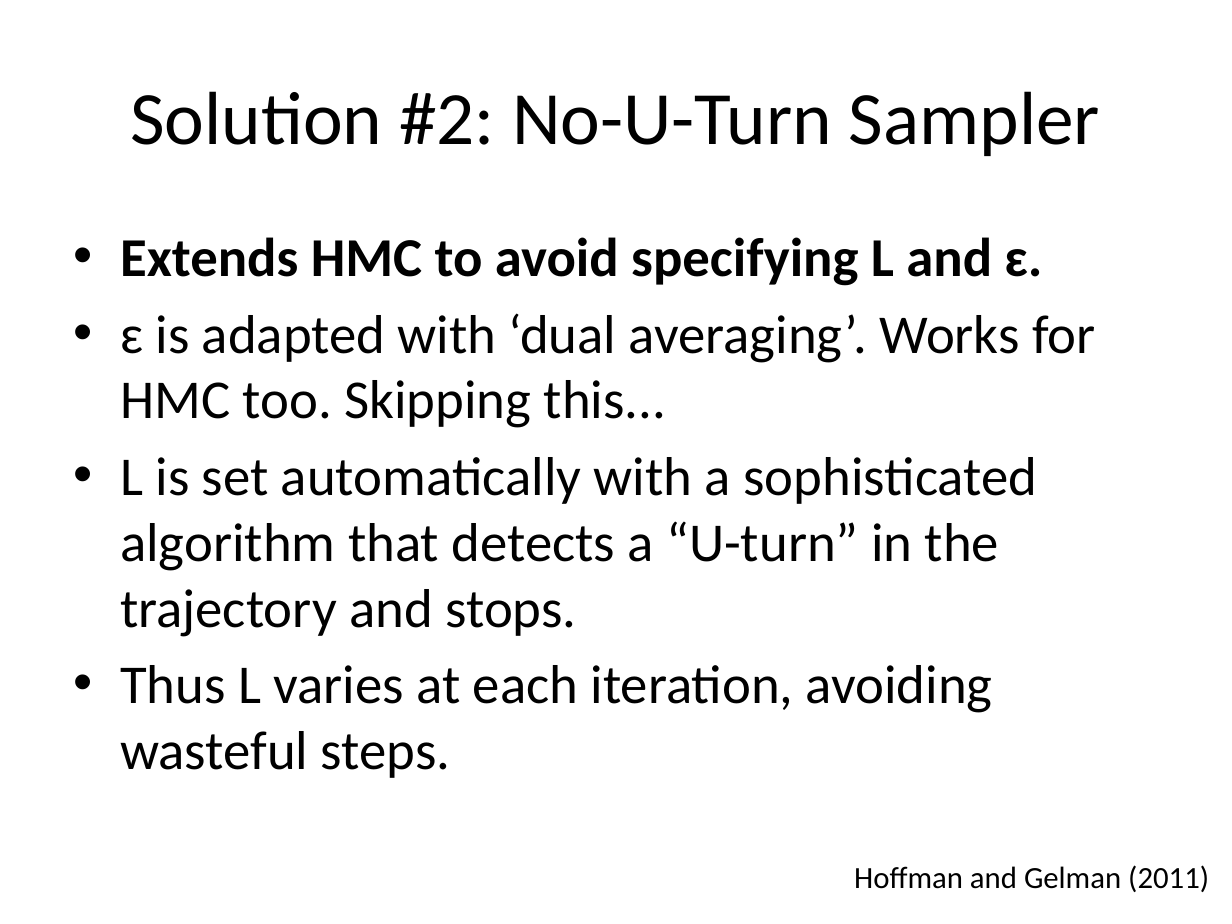
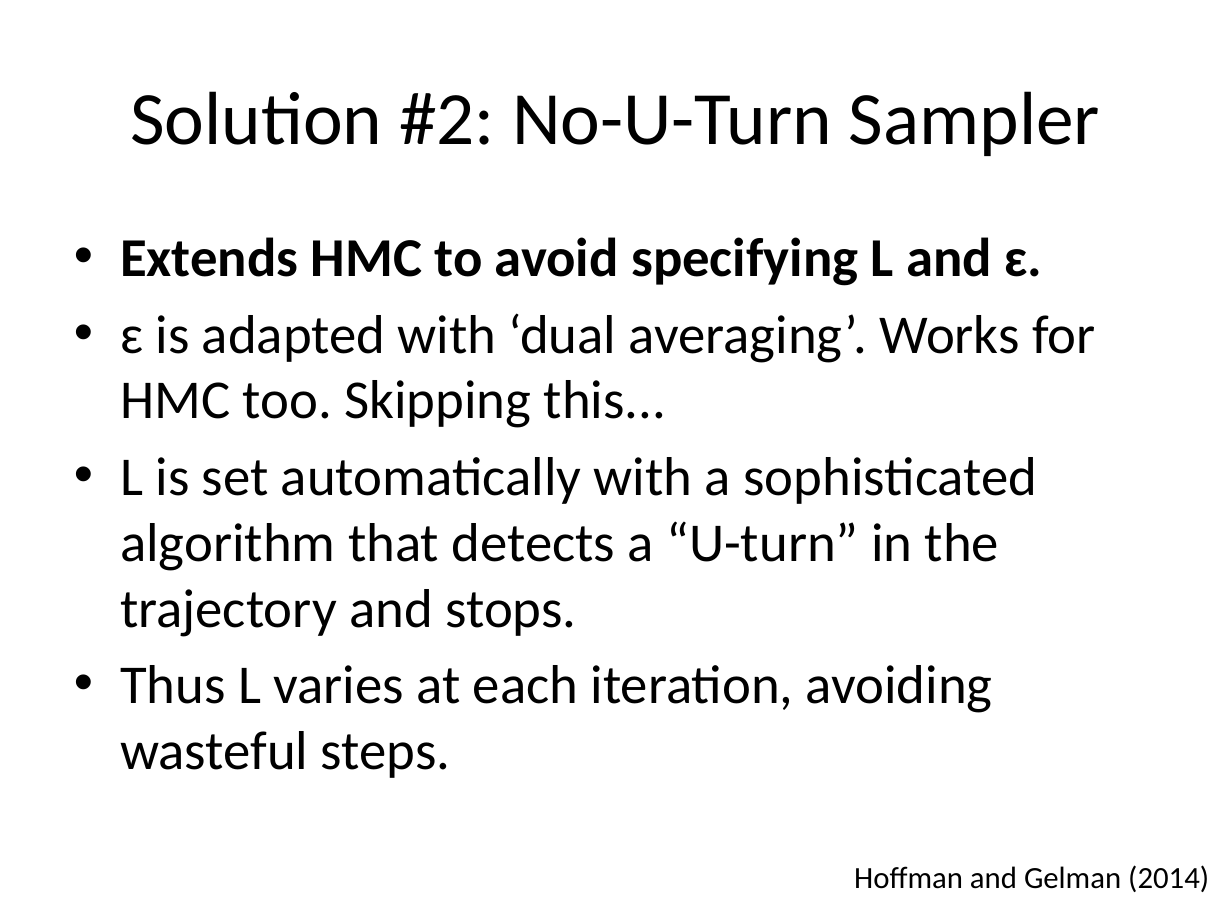
Before and after one commit to TMB-ADMB-Workshops/Feb2016, a slide deck: slide 16 of examples/mcmc/MCMC_in_TMB.pptx (slide 15 before the commit). Drawn at 1232x924 pixels with LibreOffice and Linux fonts; fonts in the diff are those of the drawing. Boxes give left, top, right and bottom in pixels: in the first picture for what was removed or moved away, otherwise in the second. Text is boxed around its words. In the diff, an @@ line names an element or a change of style, - is before the commit and + after.

```diff
--- a/examples/mcmc/MCMC_in_TMB.pptx
+++ b/examples/mcmc/MCMC_in_TMB.pptx
@@ text at (854,865,1209,892): text changed @@
-Hoffman and Gelman (2011)
+Hoffman and Gelman (2014)
```
Also in this commit, not shown: 6 other slides changed, 3 slides added.
